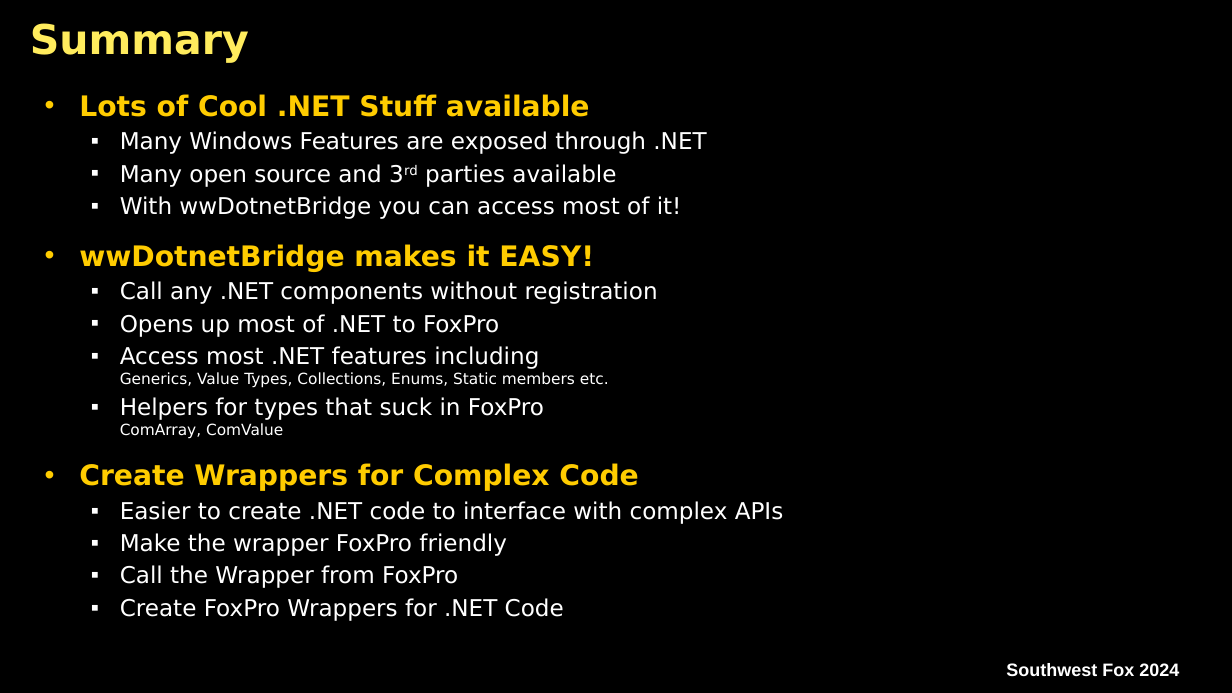
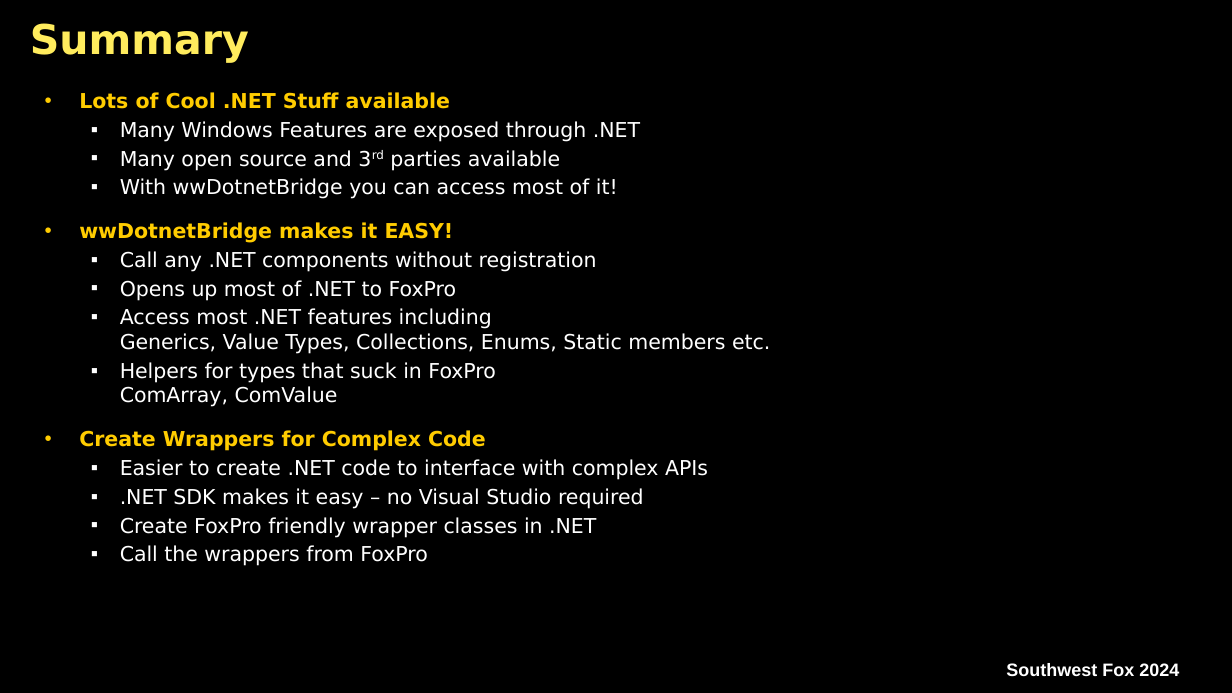
Before and after one commit to RickStrahl/swfox2024-wwdotnetbridge-revisited, a slide deck: slide 27 of Documents/Strahl-swFox2024-wwDotnetBridge-Revisited.pptx (slide 25 before the commit). Drawn at 1232x693 pixels with LibreOffice and Linux fonts; fonts in the diff are those of the drawing; background and template pictures are left out. Boxes give left, top, right and bottom in pixels: in the first picture for what was removed or moved away, otherwise in the second. Text is boxed around its words. In the diff, an @@ line names an element or a change of style, - is before the commit and + after.

```diff
--- a/Documents/Strahl-swFox2024-wwDotnetBridge-Revisited.pptx
+++ b/Documents/Strahl-swFox2024-wwDotnetBridge-Revisited.pptx
@@ text at [79,92,770,480]: size 22 to 16 pt in "Lots of Cool .NET Stuff available", "wwDotnetBridge makes it EASY!", "Create Wrappers for Complex Code"; size 18 to 16 pt in "Many Windows Features are exposed through .NET", "Many open source and 3rd parties available", "With wwDotnetBridge you can access most of ...", "Call any .NET components without registration" and 4 more places; size 12 to 16 pt in "Generics, Value Types, Collections, Enums, Static members ...", "ComArray, ComValue" @@
@@ text at [120,488,644,566]: text changed; size 18 to 16 pt @@
-  ▪ Make the wrapper FoxPro friendly
-  ▪ Call the Wrapper from FoxPro
-  ▪ Create FoxPro Wrappers for .NET Code
+  ▪ .NET SDK makes it easy – no Visual Studio required
+  ▪ Create FoxPro friendly wrapper classes in .NET
+  ▪ Call the wrappers from FoxPro
```
Also in this commit, not shown: 5 other slides changed, 2 slides added, 15 other files.
